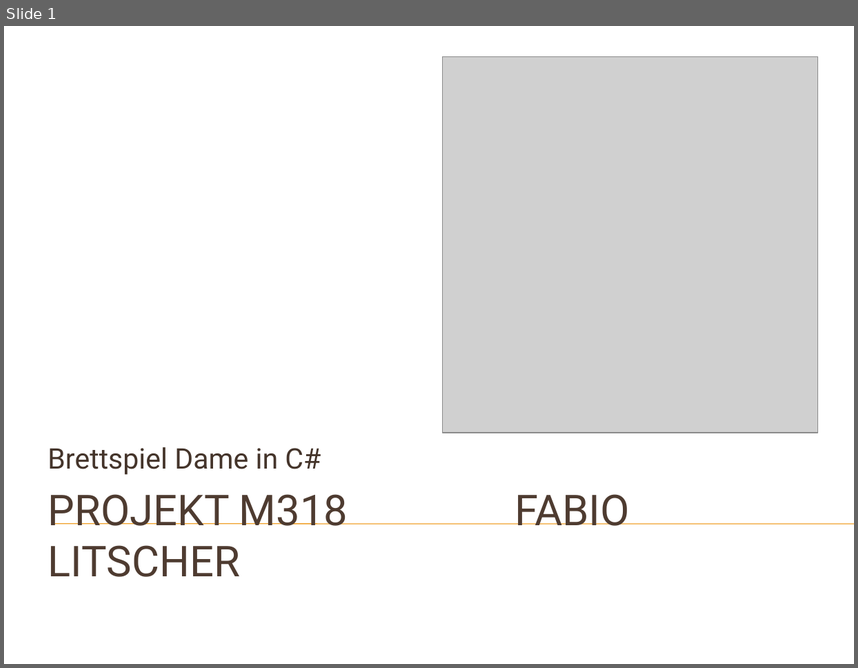
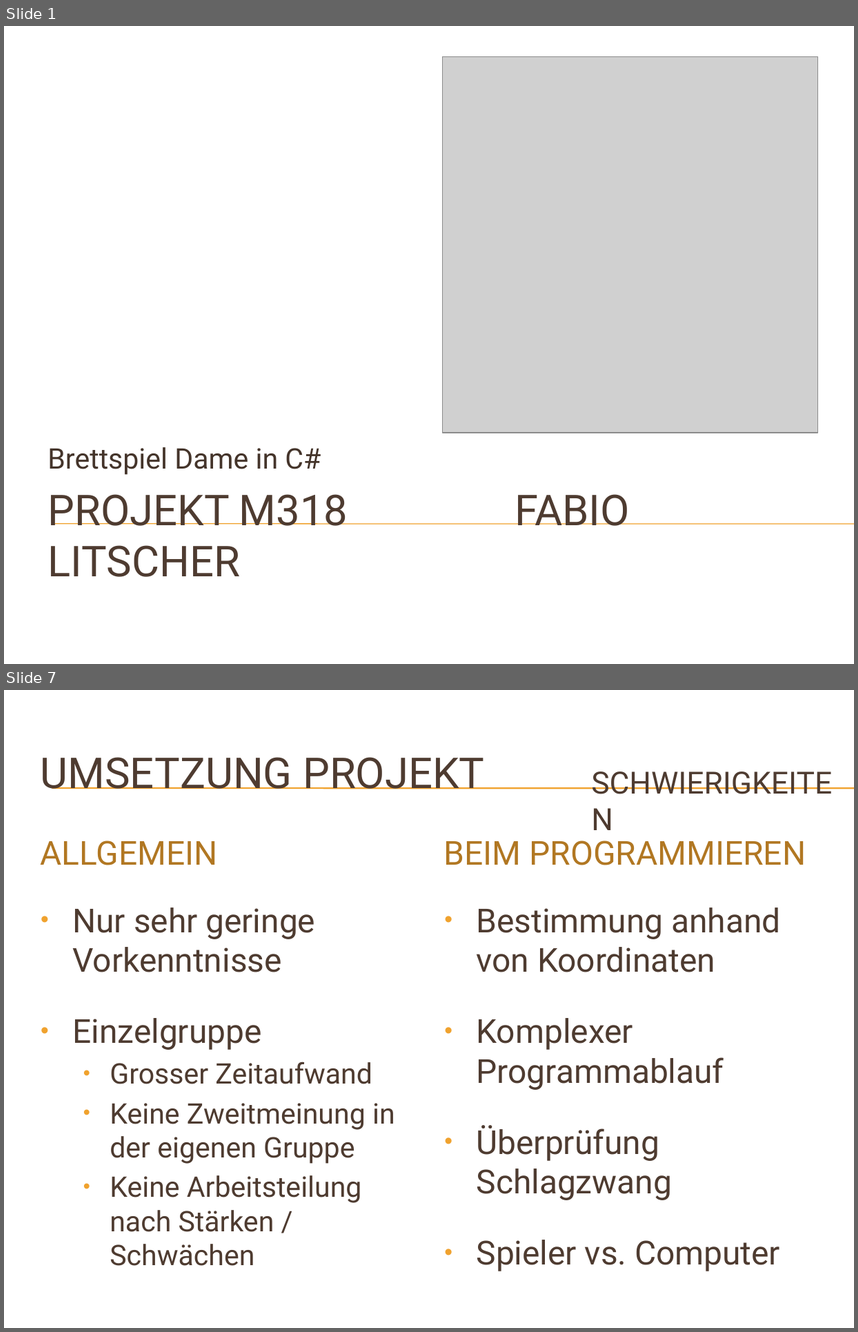
Before and after one commit to fabio-litscher/M318_Dame, a slide deck: Note 3-2/Dame_fabio_litscher.pptx. Shown one above the other, each under a label of ours: slide 1 before the commit, slides 1 and 7 after it; the slides between them are not shown. The pictures are 858x668 and 858x1332 pixels, drawn with LibreOffice and Linux fonts; fonts in the diff are those of the drawing; grey boxes stand for pictures; background and template pictures are left out. Boxes give left, top, right and bottom in pixels: in the first picture for what was removed or moved away, otherwise in the second. Text is boxed around its words. In the diff, an @@ line names an element or a change of style, - is before the commit and + after.

```diff
--- a/Note 3-2/Dame_fabio_litscher.pptx
+++ b/Note 3-2/Dame_fabio_litscher.pptx
@@ slide 7 added at [4, 690, 854, 1328], background picture (left out) @@
@@ title added at [41, 757, 484, 789], 36 pt, text #4E3B30 @@
+UMSETZUNG PROJEKT
@@ text added at [583, 761, 854, 840], 25.9 pt, text #4E3B30 @@
+SCHWIERIGKEITEN
@@ line added from (52, 788) to (854, 788), #F0A22E 0.75 pt @@
@@ line added from (52, 789) to (854, 789), #F0A22E 0.75 pt @@
@@ text added at [41, 840, 218, 865], 28 pt, text #B27822 @@
+ALLGEMEIN
@@ text added at [444, 840, 806, 865], 28 pt, text #B27822 @@
+BEIM PROGRAMMIEREN
@@ text added at [72, 907, 395, 1265], 24 pt, text #4E3B30 @@
+• Nur sehr geringe Vorkenntnisse
+• Einzelgruppe
+  • Grosser Zeitaufwand
+  • Keine Zweitmeinung in der eigenen Gruppe
+  • Keine Arbeitsteilung nach Stärken / Schwächen
@@ text added at [477, 907, 780, 1271], 28 pt, text #4E3B30 @@
+• Bestimmung anhand von Koordinaten
+• Komplexer Programmablauf
+• Überprüfung Schlagzwang
+• Spieler vs. Computer
```
Also in this commit, not shown: 2 slides changed, 7 other slides added, 2 slides removed, 6 other files.
